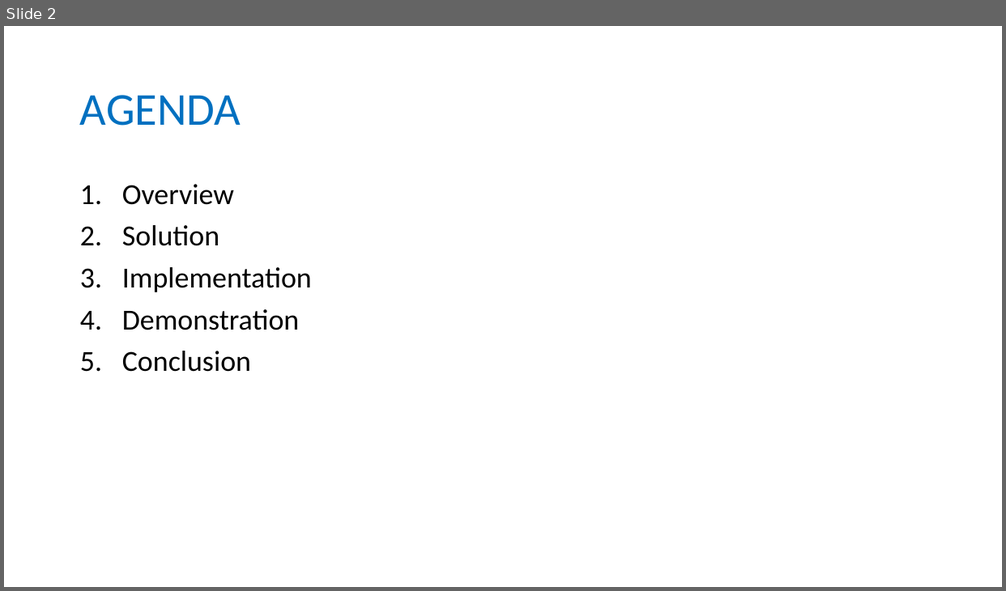
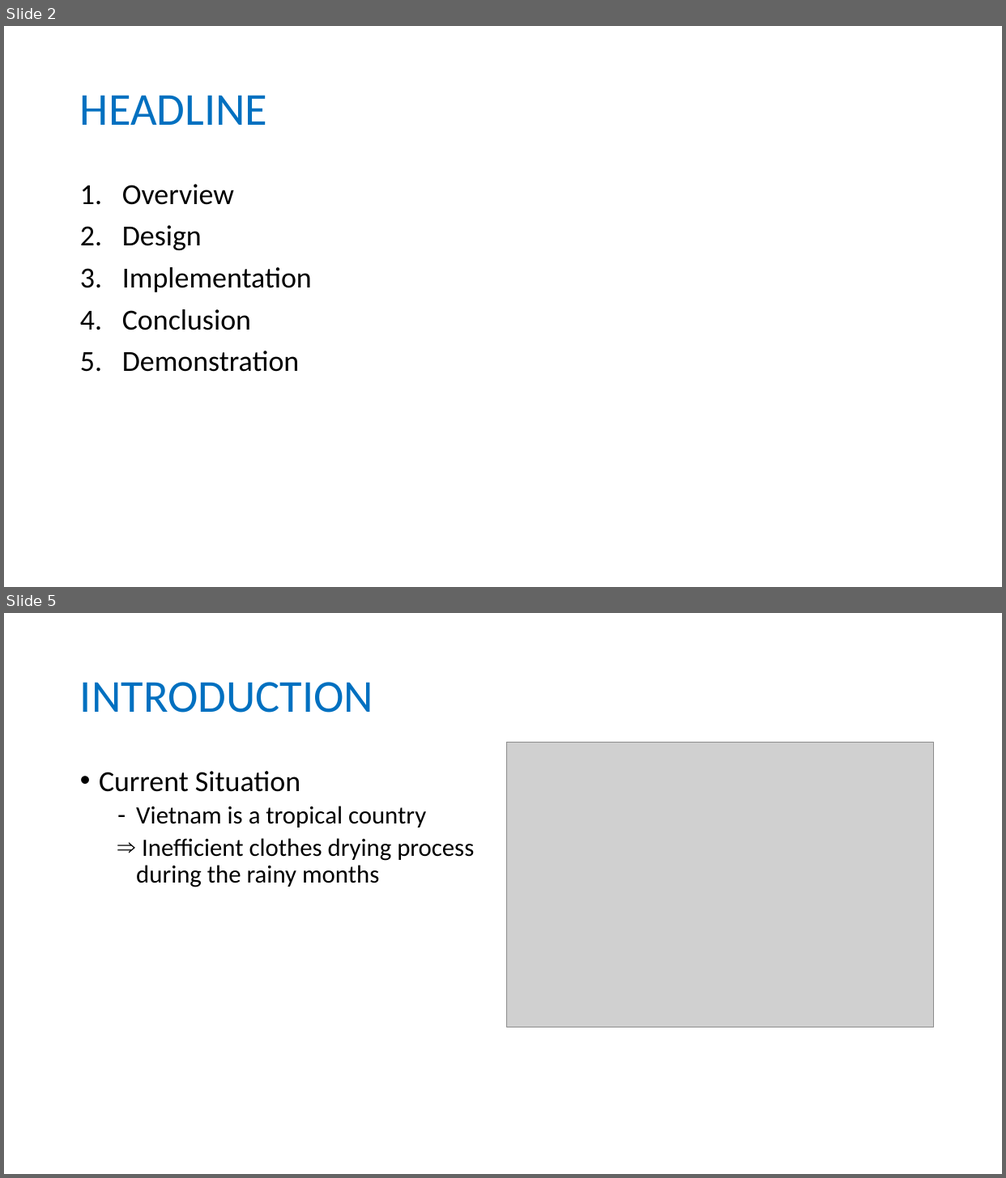
Before and after one commit to longhoang0304/DCDCS_Documentation, a slide deck: Final-Presentation.pptx. Shown one above the other, each under a label of ours: slide 2 before the commit, slides 2 and 5 after it; the slides between them are not shown. The pictures are 1006x591 and 1006x1178 pixels, drawn with LibreOffice and Linux fonts; fonts in the diff are those of the drawing; grey boxes stand for pictures. Boxes give left, top, right and bottom in pixels: in the first picture for what was removed or moved away, otherwise in the second. Text is boxed around its words. In the diff, an @@ line names an element or a change of style, - is before the commit and + after.

```diff
--- a/Final-Presentation.pptx
+++ b/Final-Presentation.pptx
@@ slide 5 added at <box>4,613,1002,1174</box>, background #FFFFFF @@
@@ title added at <box>80,682,373,713</box>, 44 pt, text #0070C0 @@
+INTRODUCTION
@@ picture added at <box>507,743,934,1028</box> @@
@@ text added at <box>99,771,474,888</box>, 24 pt, text #000000 @@
+• Current Situation
+  – Vietnam is a tropical country
+  ⇒ Inefficient clothes drying process
+    during the rainy months
@@ slide 2 changed as well @@
@@ title at <box>80,95,267,125</box>: text changed @@
-AGENDA
+HEADLINE
@@ text at <box>122,225,202,250</box>: text changed @@
-2. Solution
+2. Design
@@ text at <box>122,310,251,331</box>: paragraph added @@
+4. Conclusion
@@ text at <box>122,351,251,372</box>: paragraph removed @@
-5. Conclusion
```
Also in this commit, not shown: 3 other slides changed, 30 other slides added, 11 slides removed, 2 other files.
